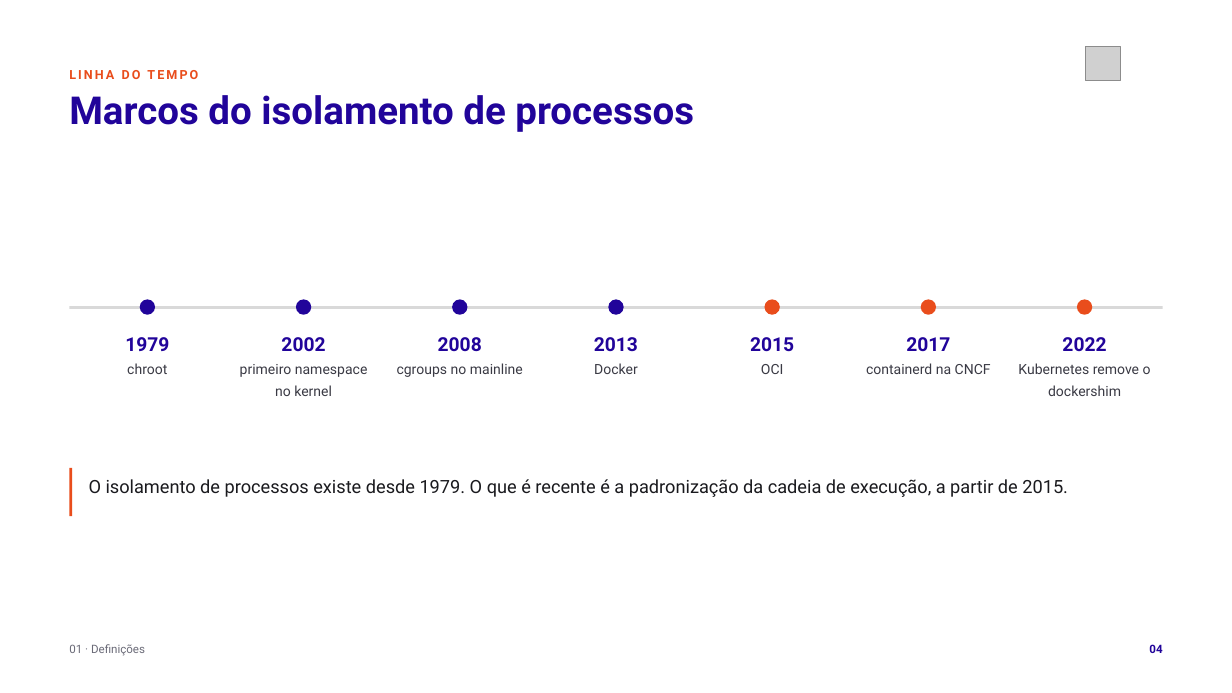
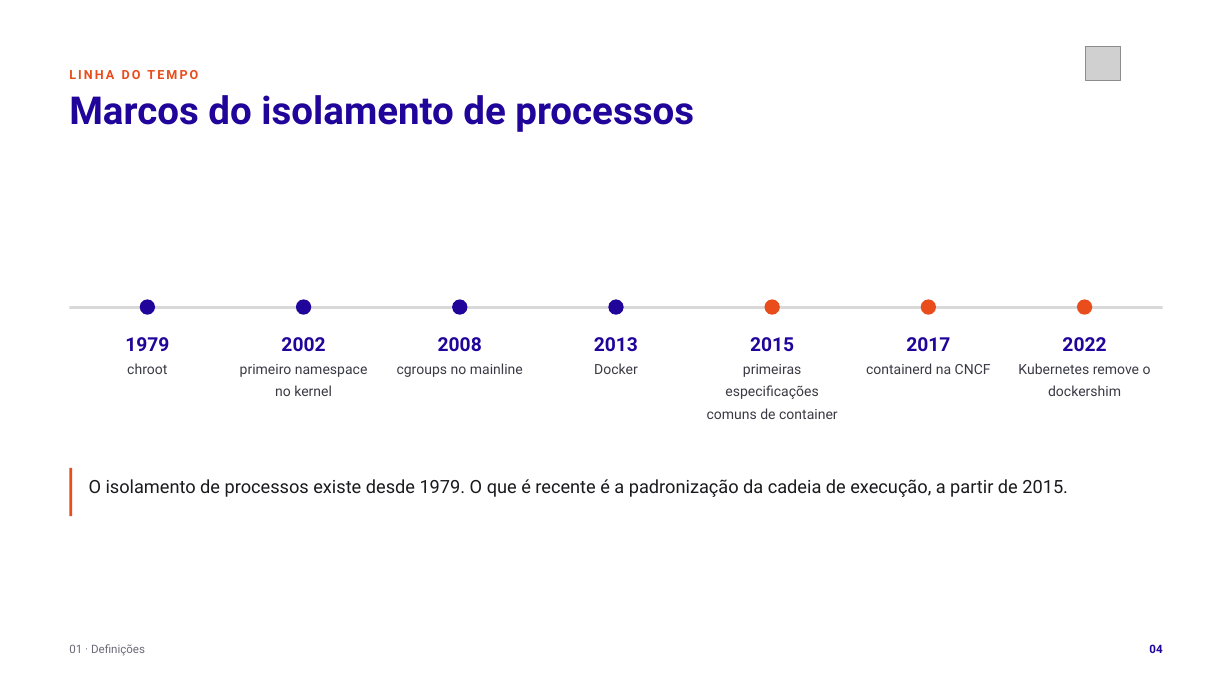
Before and after one commit to tcpassos/invite-app, a slide deck: slide 4 of trabalhos/T1-Docker-Invite-People.pptx. Drawn at 1232x693 pixels with LibreOffice and Linux fonts; fonts in the diff are those of the drawing; grey boxes stand for pictures. Boxes give left, top, right and bottom in pixels: in the first picture for what was removed or moved away, otherwise in the second. Text is boxed around its words. In the diff, an @@ line names an element or a change of style, - is before the commit and + after.

Commit message:
docs: abre as siglas e os numeros de caso de uso do T1 na primeira vez que aparecem

```diff
--- a/trabalhos/T1-Docker-Invite-People.pptx
+++ b/trabalhos/T1-Docker-Invite-People.pptx
@@ text at [707,364,838,419]: text changed @@
-OCI
+primeiras especificações comuns de container
```
Also in this commit, not shown: 7 other slides changed, 12 other files.
